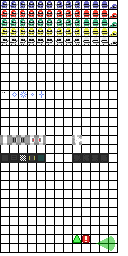
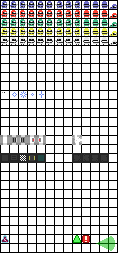
Layers edited between the first and the second 128 x 256 image:
painted on "Sprites" over [left=1, top=235, right=9, bottom=243]
